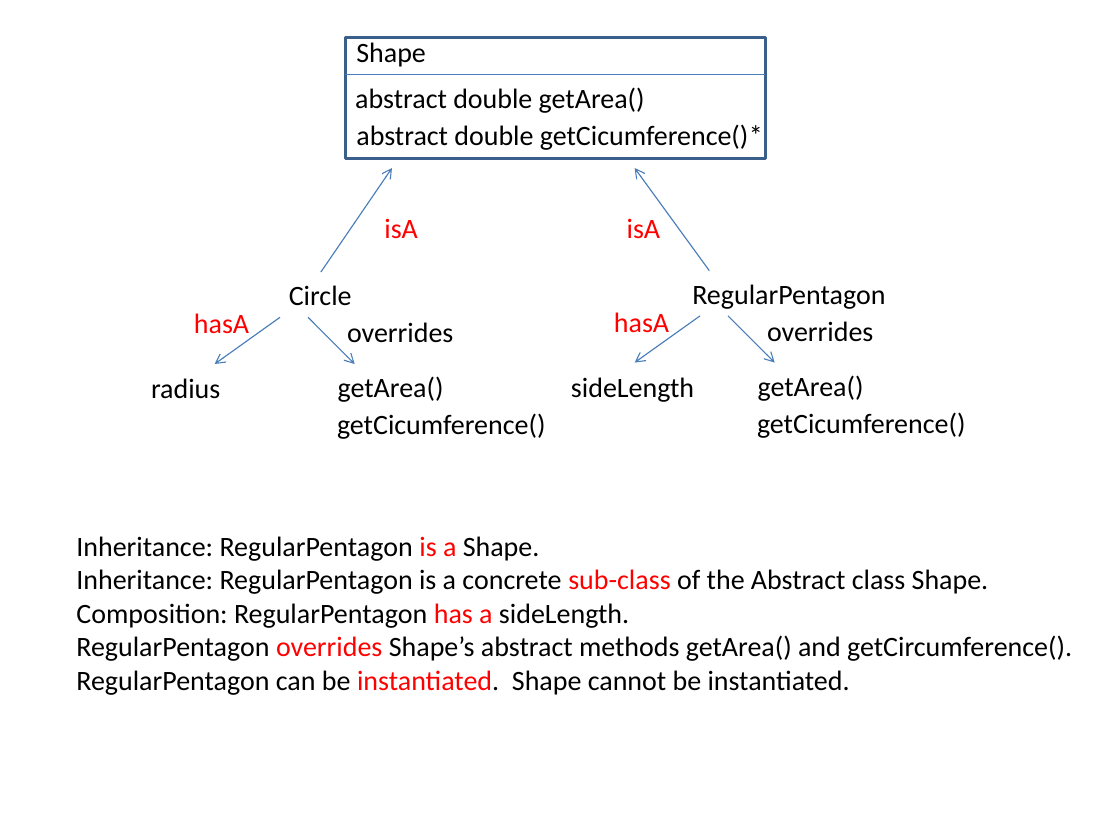
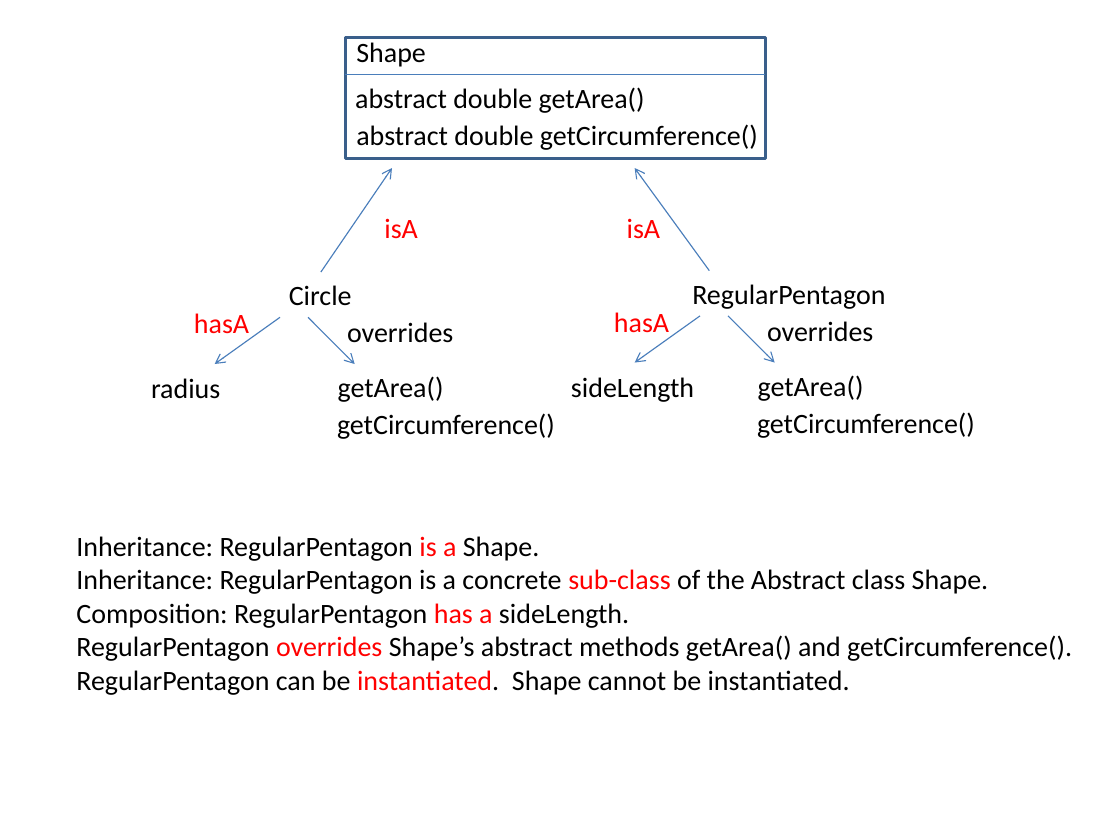
Before and after one commit to afodor/afodor.github.io, a slide deck: slide 6 of classes/prog2016/Prog3-Lecture07.pptx. Drawn at 1120x840 pixels with LibreOffice and Linux fonts; fonts in the diff are those of the drawing. Boxes give left, top, right and bottom in pixels: in the first picture for what was removed or moved away, otherwise in the second. Text is boxed around its words. In the diff, an @@ line names an element or a change of style, - is before the commit and + after.

Commit message:
typos in lecture 7

```diff
--- a/classes/prog2016/Prog3-Lecture07.pptx
+++ b/classes/prog2016/Prog3-Lecture07.pptx
@@ text removed at box(738, 112, 775, 157) @@
-*
@@ text at box(356, 124, 758, 150): text changed @@
-abstract double getCicumference()
+abstract double getCircumference()
@@ text at box(337, 413, 555, 439): text changed @@
-getCicumference()
+getCircumference()
@@ text at box(757, 412, 975, 438): text changed @@
-getCicumference()
+getCircumference()
```
Also in this commit, not shown: 2 other slides changed.
